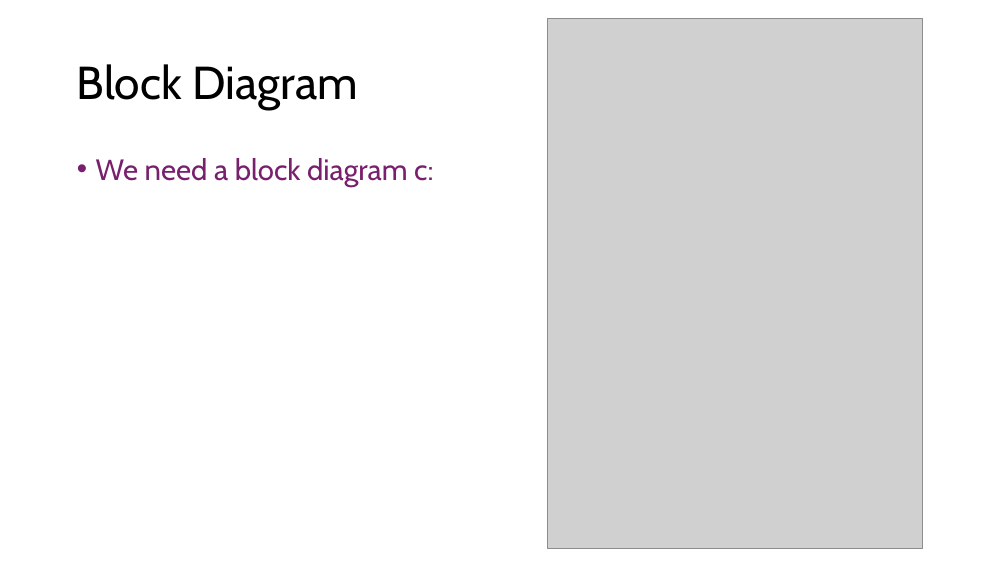
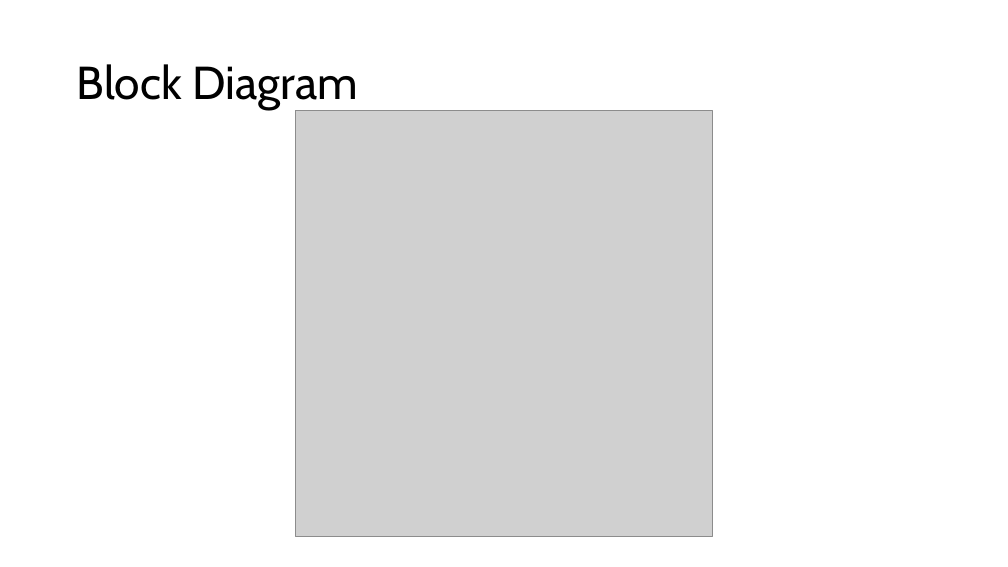
Before and after one commit to Tannyr-Singleterry/ECE590_SeniorDesign, a slide deck: slide 11 of Documents/CDR/CDR_Presentation.pptx. Drawn at 1008x567 pixels with LibreOffice and Linux fonts; fonts in the diff are those of the drawing; grey boxes stand for pictures. Boxes give left, top, right and bottom in pixels: in the first picture for what was removed or moved away, otherwise in the second. Text is boxed around its words. In the diff, an @@ line names an element or a change of style, - is before the commit and + after.

```diff
--- a/Documents/CDR/CDR_Presentation.pptx
+++ b/Documents/CDR/CDR_Presentation.pptx
@@ picture removed at bbox=[548, 18, 923, 549] @@
@@ picture added at bbox=[296, 110, 712, 537] @@
@@ text removed at bbox=[96, 158, 433, 187] @@
-• We need a block diagram c:
```
Also in this commit, not shown: 7 other slides changed.
